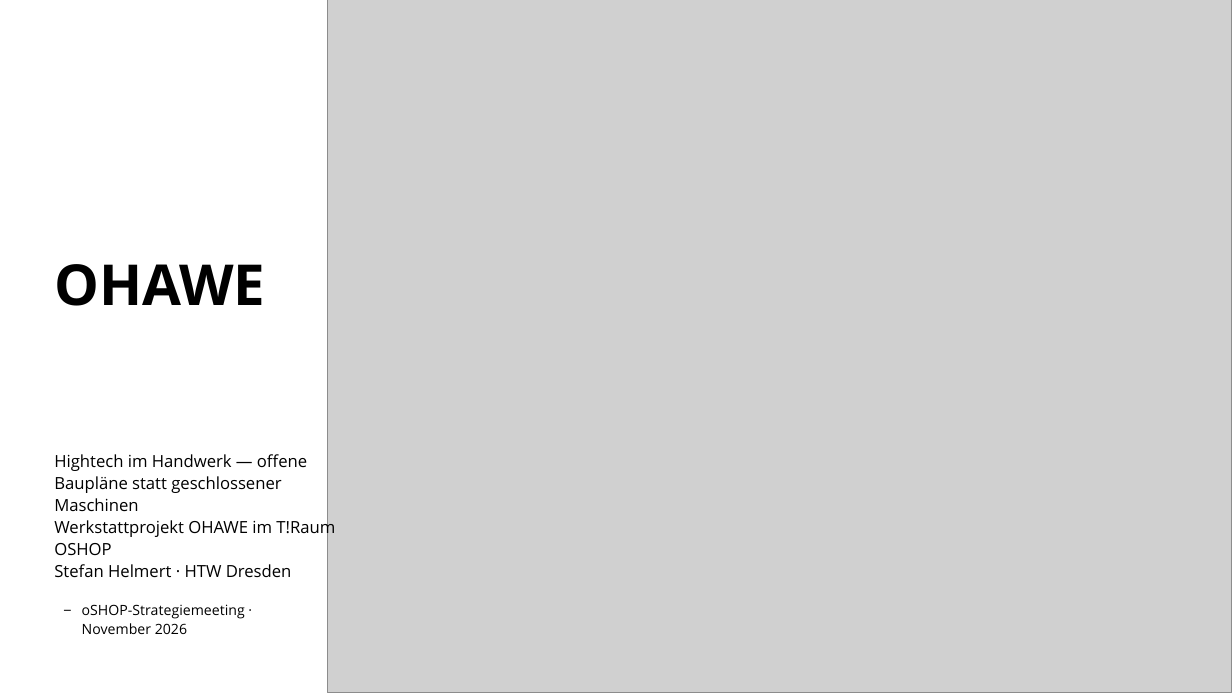
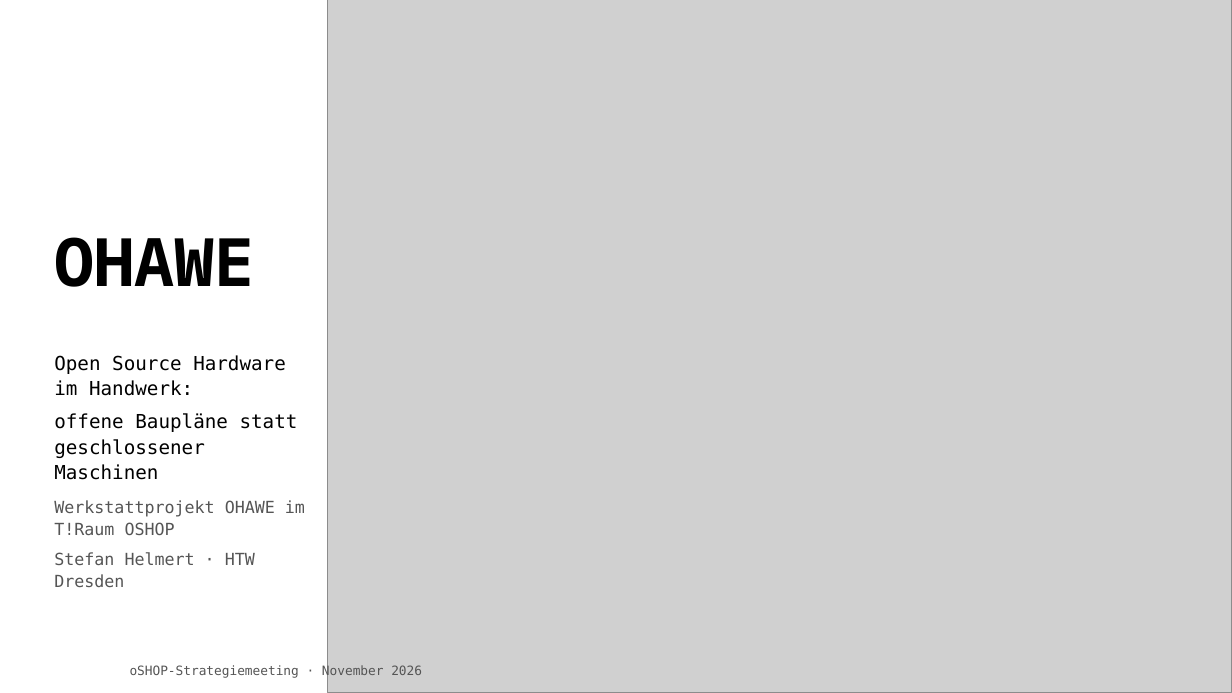
Before and after one commit to TheTesla/slides-oshop-strategieemeeting-ohawe, a slide deck: slide 1 of ohawe-strategie.pptx. Drawn at 1232x693 pixels with LibreOffice and Linux fonts; fonts in the diff are those of the drawing; grey boxes stand for pictures; background and template pictures are left out. Boxes give left, top, right and bottom in pixels: in the first picture for what was removed or moved away, otherwise in the second. Text is boxed around its words. In the diff, an @@ line names an element or a change of style, - is before the commit and + after.

Commit message:
Fußzeile sitzt in beiden Fassungen gleich tief; PPTX wieder gestaltet statt reiner Listen
- Reveal-Druck: Folie als feste Seite, Fußzeile absolut 34px über der Unterkante,
  Inhaltsabstand 104px. Vorher wanderte die Fußzeile mit der Textmenge.
- Titelfolie: Metazeile auf dieselbe Höhe gesetzt, damit der Abstand überall stimmt.
- PPTX neu aufgebaut: Karten, Kennzahlen, Zitatbalken und Bildreihen wie in der
  HTML-Fassung, Typografie/Farben aus dem Master (LM Mono, LM Mono Caps, Orange).
- LM Mono installiert und in die PPTX eingebettet; Aufzählungsstriche aus dem
  Master-Textstil, Titel/Fußzeilen ohne Strich.
- Fußzeile in der PPTX auf den Master-Koordinaten, rechts vom Logo.

```diff
--- a/ohawe-strategie.pptx
+++ b/ohawe-strategie.pptx
@@ text "OHAWE": place and size @@
-text "OHAWE" at [54,264,265,306]
+text "OHAWE" at [54,237,254,287]
@@ text "OHAWE" at [54,237,254,287]: size 44 to 52 pt, font Open Sans to Noto Sans Mono; line spacing 1 to 1.1; more space between paragraphs @@
@@ text at [54,355,298,480]: text changed; size 13 to 15 pt; font Open Sans to DejaVu Sans Mono @@
-Hightech im Handwerk — offene Baupläne statt geschlossener Maschinen
-  Werkstattprojekt OHAWE im T!Raum OSHOP
-  Stefan Helmert · HTW Dresden
+Open Source Hardware im Handwerk:
+offene Baupläne statt geschlossener Maschinen
@@ text "Open Source Hardware im Handwerk:" at [54,355,298,480]: vertical alignment bottom to top @@
@@ text added at [54,500,305,587], 13 pt, text #555555 @@
+Werkstattprojekt OHAWE im T!Raum OSHOP
+Stefan Helmert · HTW Dresden
@@ text "oSHOP-Strategiemeeting · November 2026": place and size @@
-text "oSHOP-Strategiemeeting · November 2026" at [82,604,245,634]
+text "oSHOP-Strategiemeeting · November 2026" at [130,664,422,678]
@@ text "oSHOP-Strategiemeeting · November 2026" at [130,664,422,678]: size 11 to 10 pt, font Open Sans to DejaVu Sans Mono, text colour #000000 to #555555; bullet − to none; less space between paragraphs @@
```
Also in this commit, not shown: 10 other slides changed, 4 other files.
